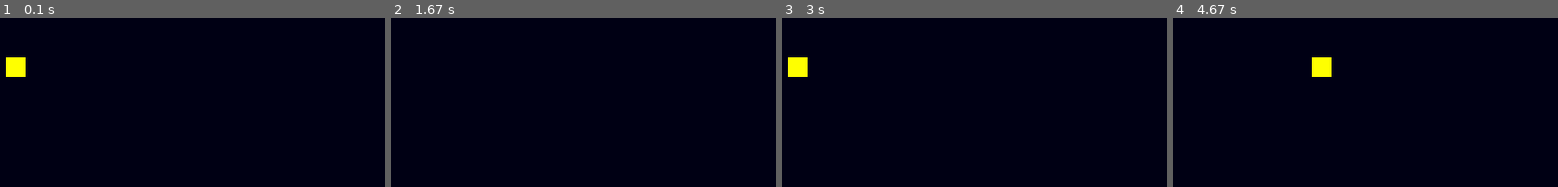
Above: before the commit, frames 1-4 (left to right).
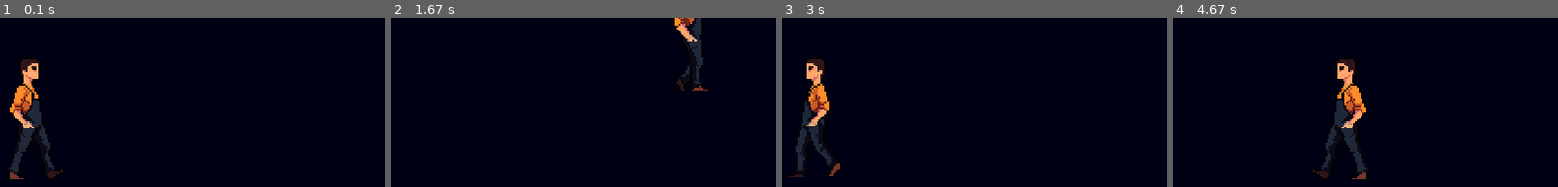
Above: after the commit, the same moments.

Repository: GIODIROSA/tutorial-pygame
Game: pygame game, started from pygame/main.py
The game is run twice, just before and just after one commit, with the same random seed, the same clock (stepped at 60 frames per second) and the same inputs.
Inputs:
- Up to frame 1 (0.1 s): no input
- Up to frame 2 (1.67 s): hold D 0.33-0.8 s; hold W 0.83-1.13 s; hold D 1.17-1.63 s
- Up to frame 3 (3 s): hold A 1.67-2.2 s; hold S 2.23-2.53 s; hold A 2.57-2.97 s
- Up to frame 4 (4.67 s): hold W 3-3.37 s; hold D 3.4-4.03 s; hold S 4.07-4.43 s; hold A from 4.47 s (still down)

The runs differ from the first frame. In frame 1, 3.4% of the frame differs, in the area x 1-17%, y 23-96%; in frame 2, 1.2%; in frame 3, 3.1%; in frame 4, 3.5%, in the area x 36-51%, y 23-96%.

Commit message:
[ADD] se anima el personaje

Diff:
--- a/pygame/constantes.py
+++ b/pygame/constantes.py
@@ -10,3 +10,4 @@
 COLOR_BG = (0,0,20)
 FPS= 60
 VELOCIDAD= 5
+ESCALA_PERSONAJE = 1.80
--- a/pygame/main.py
+++ b/pygame/main.py
@@ -2,13 +2,30 @@
 import constantes
 from personaje import Personaje
 pygame.init()
+ventana = pygame.display.set_mode((constantes.WIDTH_WINDOWS, constantes.HEIGHT_WINDOWS))
+pygame.display.set_caption("Consumo electrico")
 
-jugador = Personaje(50, 50)
+def escalar_img(image, scale):
+    w = image.get_width()
+    h = image.get_height()
+    nueva_imagen = pygame.transform.scale(
+        image,
+        (
+            int(w * scale),
+            int(h * scale)
+        )
+    )
+    return nueva_imagen
 
 
+animaciones = []
+for i in range(9):
+   img = pygame.image.load(f"assets/images/characters/player//player_{i}.png")
+   img= escalar_img(img, constantes.ESCALA_PERSONAJE)
+   animaciones.append(img)
 
-ventana = pygame.display.set_mode((constantes.WIDTH_WINDOWS, constantes.HEIGHT_WINDOWS))
-pygame.display.set_caption("Consumo electrico")
+
+jugador = Personaje(50, 50, animaciones)
 
 #definir variables de movimiento del jugador
 mover_arriba= False
@@ -45,6 +62,8 @@
     # Metodo Movimiento
     jugador.movimiento(delta_x, delta_y)
 
+    jugador.update()
+
     # Metodo dibujar personaje
     jugador.draw(ventana)
 
--- a/pygame/personaje.py
+++ b/pygame/personaje.py
@@ -3,13 +3,37 @@
 
 
 class Personaje():
-    def __init__(self, x, y):
+    def __init__(self, x, y, animaciones):
+        self.flip = False
+        self.animaciones = animaciones
+        #imagen de la animacion que se esta mostrando actualmente
+        self.frame_index = 0
+        # aquí se almacena la hora actual (en milisegundos desde que se inició 'pygame')
+        self.update_time = pygame.time.get_ticks()
+        self.image = animaciones[self.frame_index]
         self.shape = pygame.Rect(0,0, constantes.WIDTH_PERSONAJE, constantes.HEIGHT_PERSONAJE)
         self.shape.center = (x,y)
 
+    def update(self):
+        cooldown_animacion = 100
+        self.image = self.animaciones[self.frame_index]
+        if pygame.time.get_ticks() - self.update_time >= cooldown_animacion:
+            self.frame_index = self.frame_index + 1
+            self.update_time = pygame.time.get_ticks()
+        if self.frame_index >= len(self.animaciones):
+            self.frame_index = 0
+
     def draw(self, interface):
-        pygame.draw.rect(interface, constantes.COLOR_PERSONAJE, self.shape)
+        image_flip = pygame.transform.flip(self.image, self.flip, False)
+        interface.blit(image_flip, self.shape)
+        #pygame.draw.rect(interface, constantes.COLOR_PERSONAJE, self.shape, width= 1)
 
     def movimiento(self, delta_x, delta_y):
+        if delta_x < 0:
+            self.flip = True
+        if delta_x > 0:
+            self.flip = False
+
+
         self.shape.x = self.shape.x + delta_x
         self.shape.y = self.shape.y + delta_y
Binary file added: pygame/assets/images/characters/player/player_0.png
Binary file added: pygame/assets/images/characters/player/player_1.png
Binary file added: pygame/assets/images/characters/player/player_2.png
Binary file added: pygame/assets/images/characters/player/player_3.png
Binary file added: pygame/assets/images/characters/player/player_4.png
Binary file added: pygame/assets/images/characters/player/player_5.png
Binary file added: pygame/assets/images/characters/player/player_6.png
Binary file added: pygame/assets/images/characters/player/player_7.png
Binary file added: pygame/assets/images/characters/player/player_8.png
